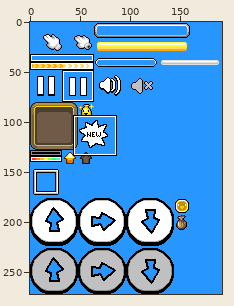
Two states of a sprite sheet, happydash.gmx/gfx/sprHud.png. Above, an overview of the earlier version with the close-up marked.
Close-up. Before the commit:
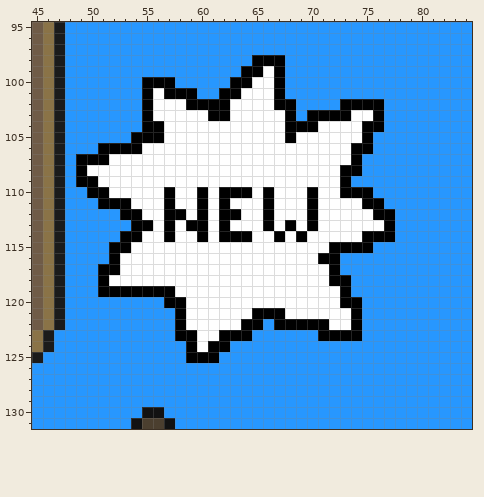
The file is 192x272 pixels. Colours within 5 levels of each other are drawn and written as one. Shown: x 45..84, y 95..131.
And afterwards:
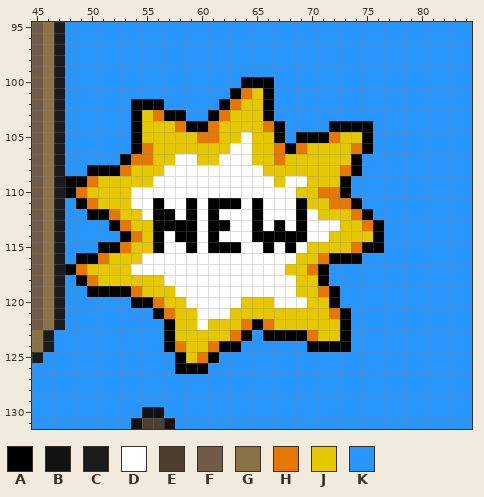
Palette (. is transparent): A #000000  B #121212  C #1b1b1b  D #ffffff  E #4b3f2f  F #6f5b47  G #8a7347  H #e67700  J #e6c800  K #2797ff
Changes in this commit:
y 98: x 65..67 AAA -> KKK
y 99: x 64..67 AADA -> KKKK
y 100: x 55..57 AAA -> KKK; x 63 A -> K; x 65..67 DDA -> AAK
y 101: x 55..59 ADAAA -> KKKKK; x 62 A -> K; x 64..67 DDDA -> HJAK
y 102: x 54 K -> A; x 56..61 DDDAAA -> AKKKKK; x 63..68 DDDDAA -> HJJAKK; x 73..76 AAAA -> KKKK
y 103: x 54..60 KADDDDD -> AJHAAKK; x 62..68 ADDDDDA -> HJJJAKK; x 70..76 AAAADDA -> KKKKKKK
y 104: x 54..74 KAADDDDDDDDDDDAAADDDD -> AJJJHAAHJJJJHAKKKKAAA; x 76 A -> K
y 105: x 55..63 AADDDDDDD -> JJJJJHHJJ; x 65..74 DDDADDDDDD -> JJAKAAAHJJ
y 106: x 51..53 AAA -> KKK; x 55..62 DDDDDDDD -> HJJJJJJJ; x 65..74 DDDDDDDDDA -> JJHAHJJJJH
y 107: x 49..57 AAADDDDDD -> KKKKAHHJJ; x 60..61 DD -> JJ; x 65..73 DDDDDDDDD -> JJHJJJJJJ
y 108: x 49..56 ADDDDDDD -> KAAAHJJJ; x 66..73 DDDDDDDA -> JJJJJJJH
y 109: x 48 K -> A; x 50..55 ADDDDD -> HJJJJJ; x 67 D -> J; x 70..72 DDD -> JJJ
y 110: x 48..53 KKAADD -> AHJJJJ; x 57 A -> D; x 60 A -> D; x 62..64 AAA -> DDD; x 66 A -> D; x 69..72 DADD -> JJHH; x 74..75 AA -> KK
y 111: x 49..53 KKAAA -> AHJJJ; x 56..57 DA -> AD; x 59..61 DAD -> ADA; x 63 D -> A; x 65..66 DA -> AD; x 69..76 DADDDDAA -> AJJHHAKK
y 112: x 50..54 KKKAA -> AAHJJ; x 56 D -> A; x 58..63 ADADAA -> DADADD; x 65..66 DA -> AD; x 69..77 DADDDDDAA -> ADJJJHAKK
y 113: x 52..56 KKAAD -> AHJJA; x 58 D -> A; x 60..61 AD -> DA; x 65..70 DADADA -> ADADAD; x 73..77 DDDDA -> JJHAK
y 114: x 54..66 ADDADDADAAADD -> HJADAADADDDAA; x 68 D -> A; x 72..75 DDDA -> JJJJ; x 77 A -> K
y 115: x 51 K -> A; x 53..56 ADDD -> HJJA; x 59 D -> A; x 61..63 DDD -> AAA; x 66 D -> A; x 68 D -> A; x 70..74 DDAAA -> JJJJH; x 76 K -> A
y 116: x 49..54 KKKADD -> AAHJJJ; x 69..71 DDA -> JJH; x 73..74 KK -> AA
y 117: x 48..53 KKKAAD -> AHJJJJ; x 68..72 DDDDA -> JJHAK
y 118: x 49..56 KKADDDDD -> AHJJJJJJ; x 69..73 DDDAA -> JJAKK
y 119: x 50 K -> A; x 54..57 AAAA -> HJJJ; x 69..73 DDDDA -> JJHAK
y 120: x 54..58 KKKAA -> AAHJJ; x 64..66 DDD -> JJJ; x 70..74 DDDAA -> JJAKK
y 121: x 56..59 KKAD -> AHJJ; x 63..74 DDAAADDDDDDA -> JJJJJJJJJHAK
y 122: x 57..59 KAD -> AJJ; x 61..64 DDDA -> JJJH; x 66..74 KAAAAADDA -> HJJJJJJAK
y 123: x 57..63 KAADDAA -> AJJJJJH; x 66..72 KKKKKAA -> AAAAHJJ; x 74 A -> K
y 124: x 57..61 KKADA -> AHJJH; x 63 K -> A; x 70..73 KKKK -> AAAA
y 125: x 58..60 KAA -> AJH
y 126: x 58..60 KKK -> AAA
Where, in picture pixels (left, top, right, bottom), the same in both close-ups:
changed: (65, 55, 395, 374)
